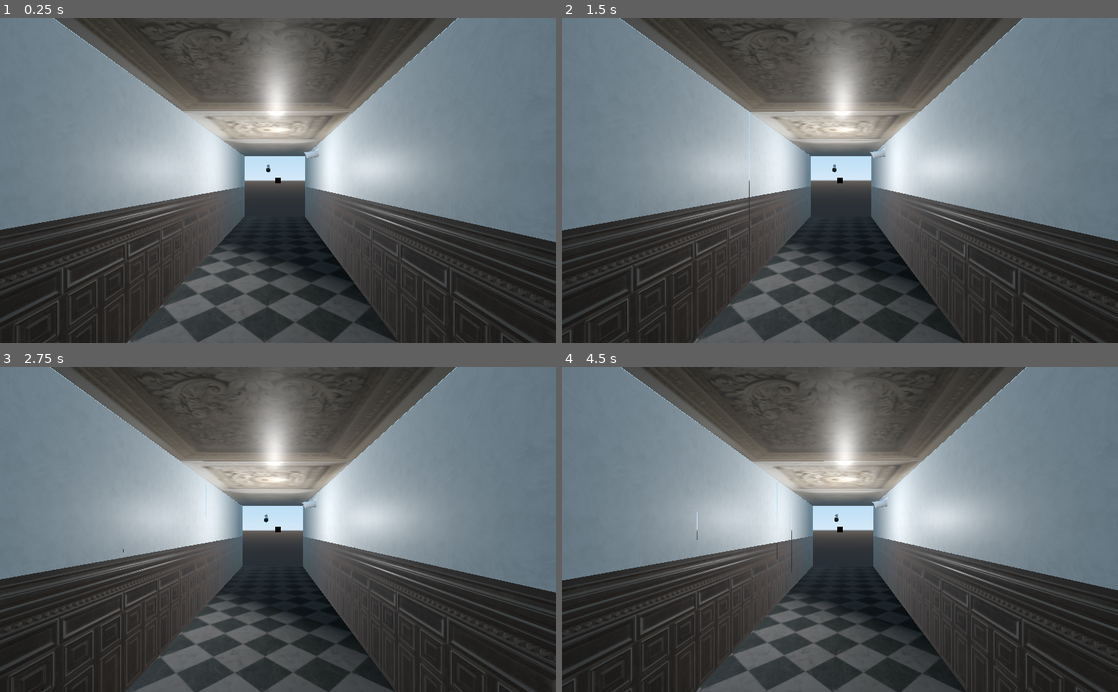
Above: before the commit, frames 1-4 (two rows, left to right).
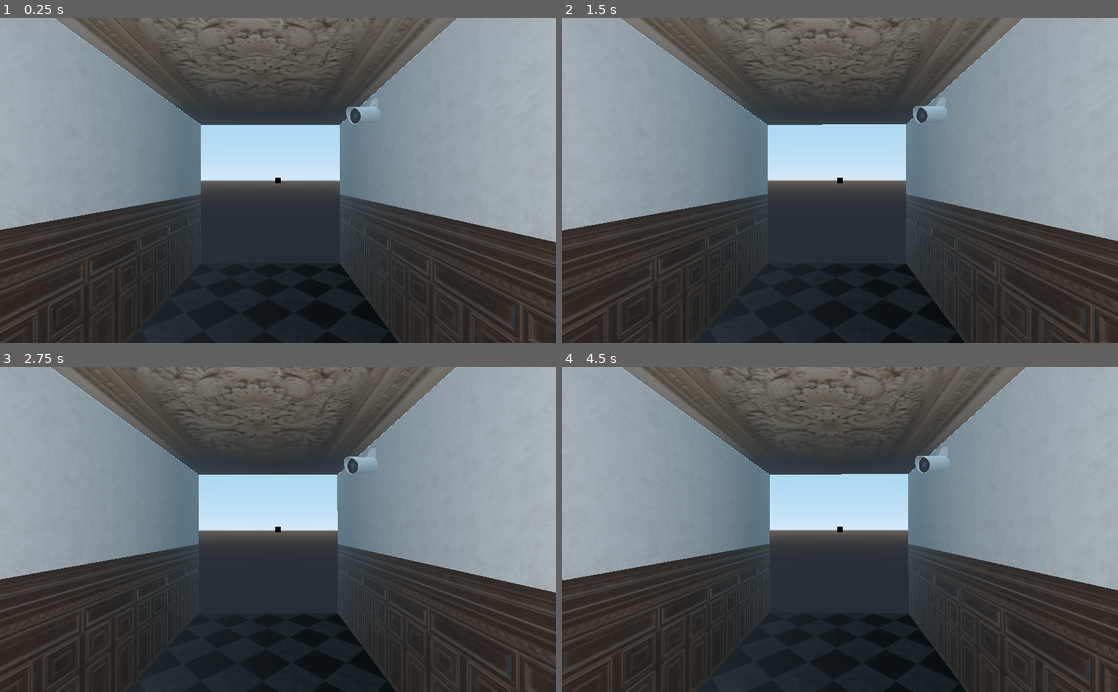
Above: after the commit, the same moments.

Repository: erlangga-da/Watch_dogs-cctv-hack-system
Game: Godot game, scene res://Assets/Scenes/World.tscn
The game is run twice, just before and just after one commit, with the same random seed, the same clock (stepped at 60 frames per second) and the same inputs.
Inputs (mouse positions are in pixels of both pictures, inside the frame that each line leads up to):
- Up to frame 1 (0.25 s): no input
- Up to frame 2 (1.5 s): tap Enter at 0.5 s; move the mouse to (867, 180) at 0.52 s; hold Q (set_cam) 0.53-1.28 s; tap Space at 1.25 s; move the mouse to (812, 180) at 1.27 s; tap Q (set_cam) at 1.35 s
- Up to frame 3 (2.75 s): tap Enter at 2 s; move the mouse to (289, 523) at 2.02 s; hold Q (set_cam) from 2.03 s (still down)
- Up to frame 4 (4.5 s): tap Space at 2.75, 4.25 s; move the mouse to (834, 536) at 2.77 s; release Q (set_cam) at 2.78 s; tap Q (set_cam) at 2.85, 4.35 s; tap Enter at 3.5 s; move the mouse to (878, 532) at 3.52 s; hold Q (set_cam) 3.53-4.28 s; move the mouse to (795, 526) at 4.27 s

The runs differ from the first frame. In frame 1, 54% of the frame differs, in the area x 0-100%, y 0-100%; in frame 2, 54%; in frame 3, 54%; in frame 4, 54%.

Commit message:
bug fixed and minor improvement

Diff:
--- a/Assets/Scenes/World.tscn
+++ b/Assets/Scenes/World.tscn
@@ -19,7 +19,7 @@
 visible = false
 
 [node name="Player" type="Spatial" parent="."]
-transform = Transform( -4.37114e-08, 0, 1, 0, 1, 0, -1, 0, -4.37114e-08, -42.0421, 3.82379, -1.24503 )
+transform = Transform( -4.37114e-08, 0, 1, 0, 1, 0, -1, 0, -4.37114e-08, -28.1101, 3.82379, -1.24503 )
 script = ExtResource( 4 )
 
 [node name="Camera" type="Camera" parent="Player"]
@@ -73,17 +73,8 @@
 
 [node name="Container" type="Spatial" parent="."]
 
-[node name="cctv2" type="StaticBody" parent="Container"]
-transform = Transform( -1.74846e-08, 0, -0.4, 0, 0.4, 0, 0.4, 0, -1.74846e-08, -18.1138, 4.99541, -2.24793 )
-
-[node name="cctv" parent="Container/cctv2" instance=ExtResource( 2 )]
-
-[node name="CollisionShape" type="CollisionShape" parent="Container/cctv2"]
-transform = Transform( 1.51496, 0, 0, 0, 1, 0, 0, 0, 1.51496, 0, 0, 0 )
-shape = SubResource( 2 )
-
 [node name="cctv3" type="StaticBody" parent="Container"]
-transform = Transform( -0.4, 0, -6.03983e-08, 0, 0.4, 0, 6.03983e-08, 0, -0.4, -25.8663, 5.70318, 1.17117 )
+transform = Transform( -0.347408, 0, -0.198262, 0, 0.4, 0, 0.198262, 0, -0.347408, -21.6261, 5.70318, 1.17117 )
 
 [node name="cctv" parent="Container/cctv3" instance=ExtResource( 2 )]
 
--- a/Assets/Scenes/cctv_camera.tscn
+++ b/Assets/Scenes/cctv_camera.tscn
@@ -33,10 +33,6 @@
 transform = Transform( -1, 0, -8.74228e-08, 0, 1, 0, 8.74228e-08, 0, -1, 0, 0, 0 )
 enabled = true
 cast_to = Vector3( 0, 0, 40 )
-
-[node name="Casthide" type="RayCast" parent="Cam"]
-enabled = true
-cast_to = Vector3( 0, 0, 4 )
 
 [node name="HideRange" type="Area" parent="Cam"]
 
--- a/Assets/Scripts/cctv.gd
+++ b/Assets/Scripts/cctv.gd
@@ -43,12 +43,11 @@
 
 
 	#if 'Q' pressed
-	if event.is_action_pressed("set_cam"):
+	if event.is_action_pressed("set_cam") and Labelcctv.visible:
 		#check if castedNode have a translation value
 		if castedNode:
 			destination = castedNode.translation
-			self.rotation_degrees = castedNode.rotation_degrees
-
+			self.rotation_degrees.y = lerp(self.rotation_degrees.y , castedNode.rotation_degrees.y , 2.0)
 
 	#zoom
 	if event is InputEventMouseButton:
@@ -91,18 +90,14 @@
 		Player.currentCam = true
 		self.queue_free()
 
+
 	#when in cctv mode set camera cctv to current
 	if !Player.currentCam :
 		camera.current = true
 	else:
 		camera.current = false
 
-	if Casthide.is_colliding():
-		#set camera rotation when colliding
-		if castedNode:
-			self.rotation_degrees = castedNode.rotation_degrees
-
-	if rayCast.is_colliding():
+	if rayCast.is_colliding() and !travel:
 		#get staticBody name
 		castedNode = cctv_container.get_node(rayCast.get_collider().get_name())
 		#staticBody from Container node?? yes? = this is a cctv node , no? = not cctv
@@ -118,12 +113,16 @@
 		travel = true
 		direction = destination - transform.origin
 		direction = direction.normalized() * speed
+		if castedNode:
+			self.rotation_degrees = lerp(self.rotation_degrees, castedNode.rotation_degrees, 0.08)
 		move_and_slide(direction)
 	else:
 		travel = false
 
 #hide cctv when entered area
 func _on_HideRange_body_entered(body):
+	self.rotation_degrees = body.rotation_degrees
+	self.translation = body.translation
 	savedNode = body
 	savedNode.visible = false
 
--- a/project.godot
+++ b/project.godot
@@ -16,7 +16,7 @@
 boot_splash/fullsize=false
 boot_splash/bg_color=Color( 1, 1, 1, 1 )
 config/icon="res://icon.png"
-config/windows_native_icon="res://icon_rzJ_icon.ico"
+config/windows_native_icon="res://favicon.ico"
 
 [display]
 
Not shown, changed: export_presets.cfg
Binary file added: favicon.ico
Binary file added: icon-exe.png
Not shown, added: icon-exe.png.import
Not shown, changed: export/Watch_dogs cctv hack system.exe
Not shown, changed: export/Watch_dogs cctv hack system.pck
